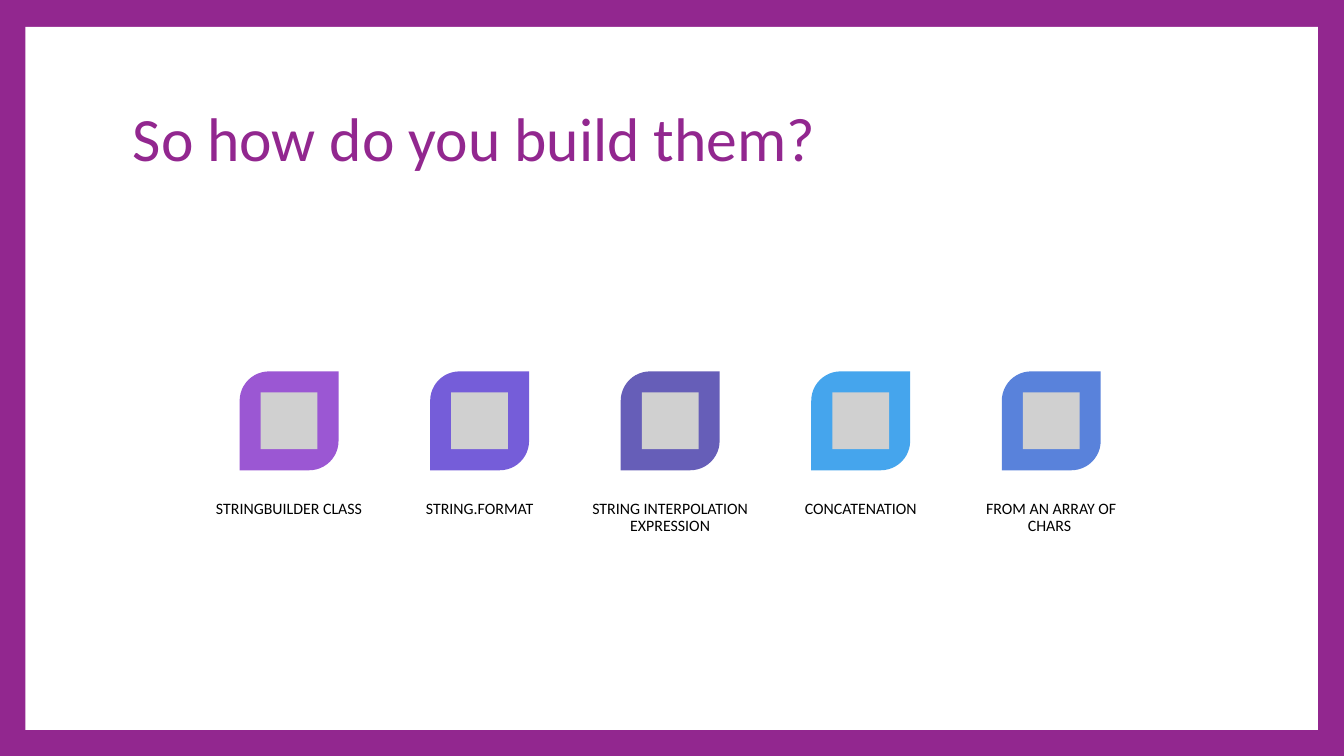
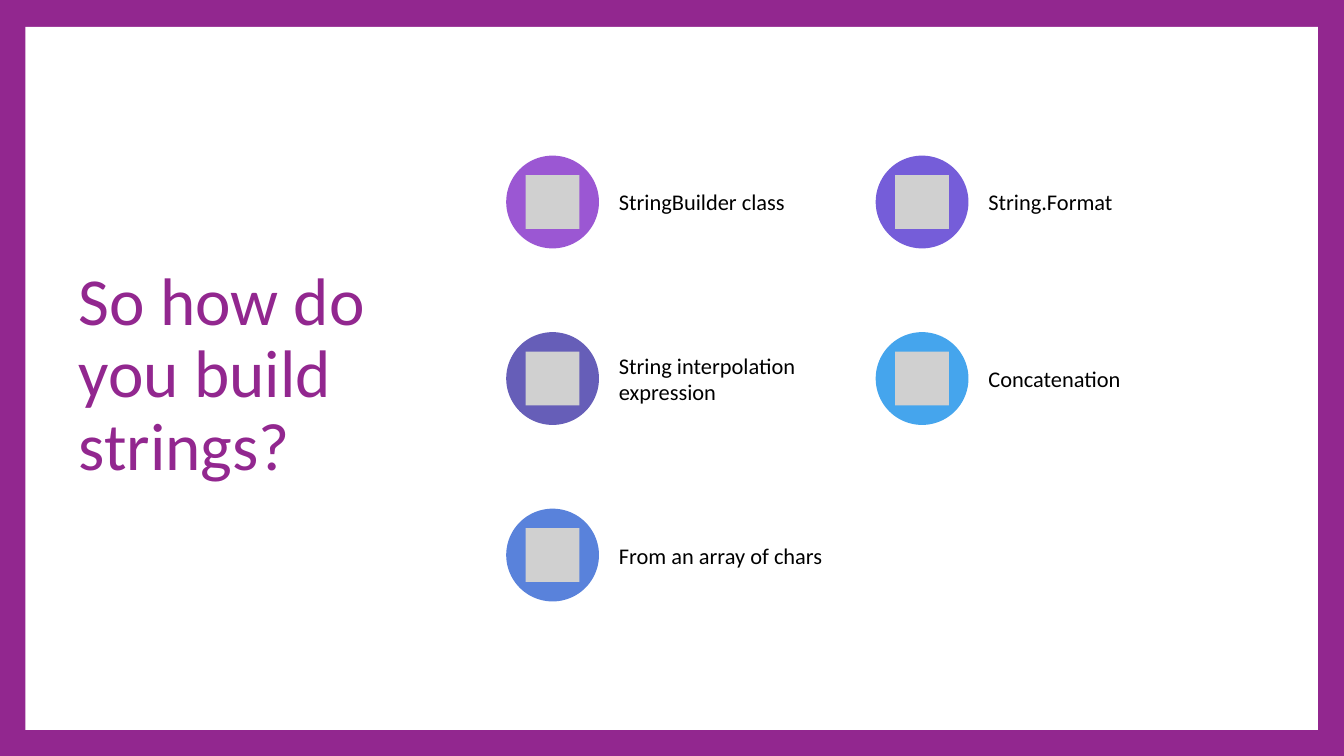
Before and after one commit to cdiggins/cs321, a slide deck: slide 38 of class-notes/cs321-winter-2023-lecture-4-strings.pptx (slide 47 before the commit). Drawn at 1344x756 pixels with LibreOffice and Linux fonts; fonts in the diff are those of the drawing; grey boxes stand for pictures. Boxes give left, top, right and bottom in pixels: in the first picture for what was removed or moved away, otherwise in the second. Text is boxed around its words. In the diff, an @@ line names an element or a change of style, - is before the commit and + after.

```diff
--- a/class-notes/cs321-winter-2023-lecture-4-strings.pptx
+++ b/class-notes/cs321-winter-2023-lecture-4-strings.pptx
@@ text at (x1=619, y1=194, x2=785, y2=214): text changed; size 17 to 24 pt @@
-STRINGBUILDER CLASS
+StringBuilder class
@@ text at (x1=988, y1=194, x2=1112, y2=214): text changed; size 17 to 24 pt @@
-STRING.FORMAT
+String.Format
@@ title at (x1=79, y1=278, x2=365, y2=482): text changed; size 66 to 72 pt @@
-So how do you build them?
+So how do you build strings?
@@ picture moved from (x1=642, y1=392, x2=698, y2=449) to (x1=526, y1=351, x2=579, y2=405) @@
@@ text at (x1=619, y1=358, x2=795, y2=404): text changed; size 17 to 24 pt @@
-STRING INTERPOLATION EXPRESSION
+String interpolation expression
@@ text at (x1=988, y1=371, x2=1120, y2=387): text changed; size 17 to 24 pt @@
-CONCATENATION
+Concatenation
@@ group removed at (x1=240, y1=372, x2=1101, y2=470): 5 round diag rects, 4 pictures @@
@@ vertical alignment top to middle in 5 elements at (x1=619, y1=358, x2=795, y2=404), (x1=619, y1=194, x2=785, y2=214), (x1=988, y1=194, x2=1112, y2=214), (x1=988, y1=371, x2=1120, y2=387), (x1=619, y1=548, x2=822, y2=568) @@
@@ group added at (x1=506, y1=156, x2=968, y2=601): 5 ellipses, 4 pictures @@
@@ text at (x1=619, y1=548, x2=822, y2=568): text changed; size 17 to 24 pt @@
-FROM AN ARRAY OF CHARS
+From an array of chars
```
Also in this commit, not shown: 10 other slides changed, 26 slides added, 31 slides removed, 3 other files.
